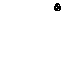
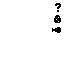
Revision of a layered w=64, h=64 image; what changed, layer by layer:
added layer "settings" above "feed" over [54,3,61,12]
showed "feed", painted on it over [52,15,61,33]
painted on "new" over [54,3,61,23]
